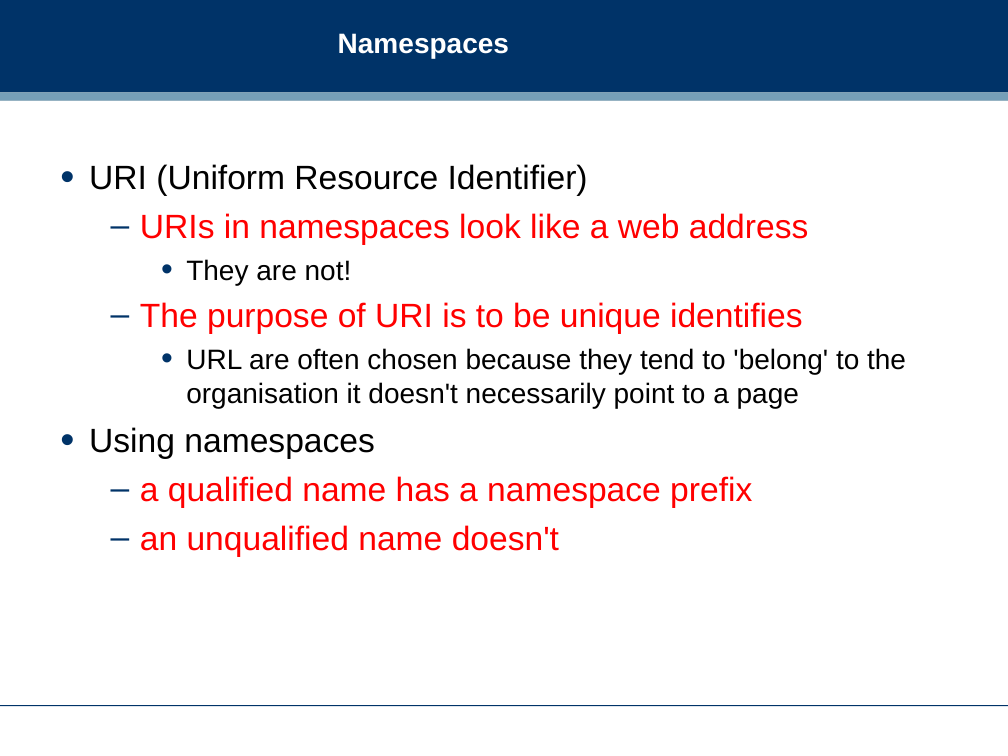
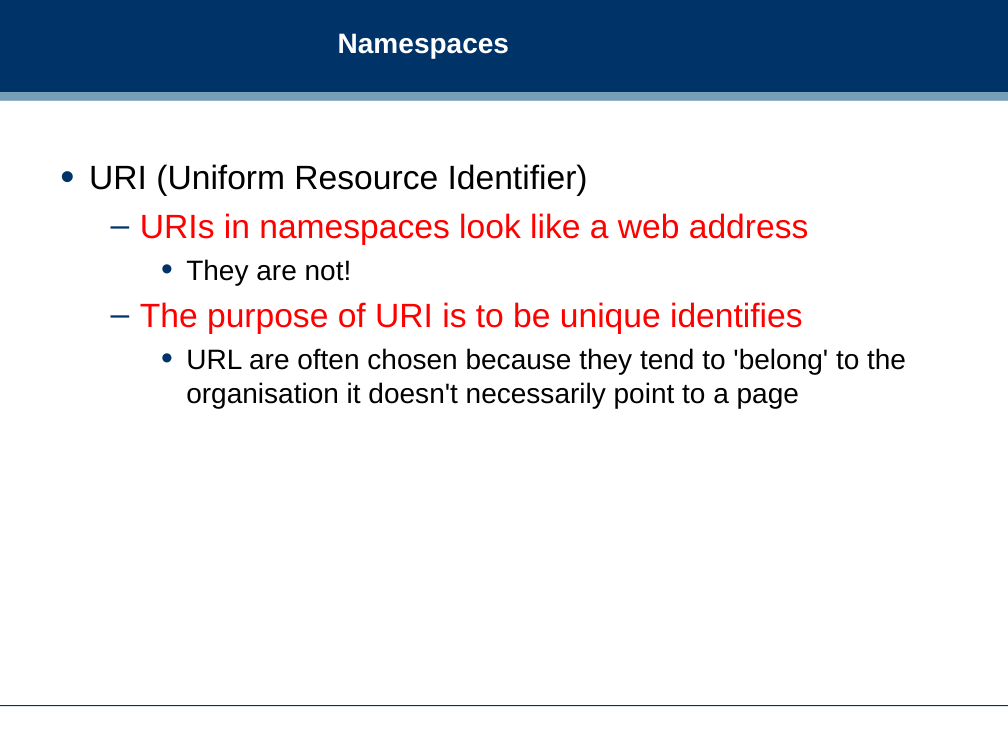
Before and after one commit to dreamind/ix, a slide deck: slide 27 of lectures/representing-data/xml.ppt (slide 29 before the commit). Drawn at 1008x756 pixels with LibreOffice and Linux fonts; fonts in the diff are those of the drawing; background and template pictures are left out. Boxes give left, top, right and bottom in pixels: in the first picture for what was removed or moved away, otherwise in the second. Text is boxed around its words. In the diff, an @@ line names an element or a change of style, - is before the commit and + after.

```diff
--- a/lectures/representing-data/xml.ppt
+++ b/lectures/representing-data/xml.ppt
@@ text at [89,427,752,557]: paragraphs removed @@
-• Using namespaces
-  – a qualified name has a namespace prefix
-  – an unqualified name doesn't
```
Also in this commit, not shown: 8 other slides changed, 5 slides added, 7 slides removed, 11 other files.
